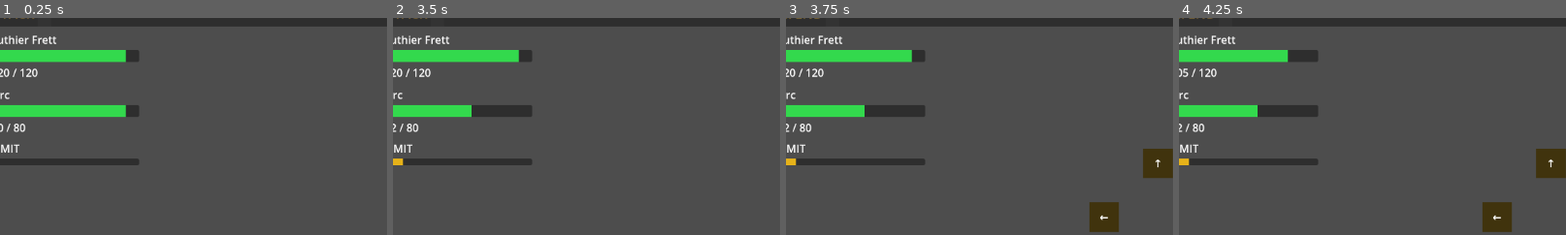
Above: before the commit, frames 1-4 (left to right).
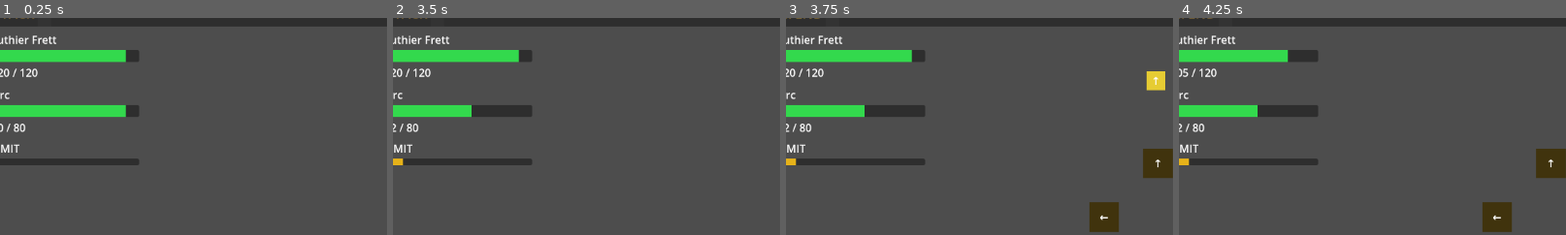
Above: after the commit, the same moments.

Repository: Parz1val1/rhythm-game-prototype
Game: Godot game, scene res://test_scene.tscn
The game is run twice, just before and just after one commit, with the same random seed, the same clock (stepped at 60 frames per second) and the same inputs. Sound files missing from this copy of the repository are replaced by a short silence.
Inputs:
- Up to frame 1 (0.25 s): no input
- Up to frame 2 (3.5 s): tap Enter at 0.5, 2 s; hold Right (rhythm_right) 0.53-1.28 s; hold Space (limit_break) 0.53-1.28 s; hold Down (rhythm_down) 1.28-2.03 s; tap Space (limit_break) at 1.35, 2.85 s; hold Right (rhythm_right) 2.03-2.78 s; hold Space (limit_break) 2.03-2.78 s; hold Up (rhythm_up) from 2.78 s (still down)
- Up to frame 3 (3.75 s): tap Enter at 3.5 s; release Up (rhythm_up) at 3.53 s; hold Left (rhythm_left) from 3.53 s (still down); hold Space (limit_break) from 3.53 s (still down)
- Up to frame 4 (4.25 s): keep holding Left (rhythm_left); keep holding Space (limit_break)
The pictures show only the part of the screen within x 2-52%, y 4-54%; the shares and areas given below are measured in that part.

Frames 1-2 are identical in both runs. In frame 3, 0.4% of the frame differs, in the area x 92-98%, y 24-34%; in frame 4, nothing differs.

Commit message:
fix: spawn visuals for the first note(s) of each DEFEND phase
Notes with beat_offset < lookahead_beats would need a negative beat_index to
get a normal note_approaching signal, so they never received a visual — the
player saw the hit zone flash red with no warning on every first DEFEND note.

Fix: on the ATTACK→DEFEND transition, immediately emit note_approaching for
all pattern notes with beat_offset < lookahead_beats, using the actual target
beat so the visual travel time is correct (1 beat for beat_offset=0, 2 for
beat_offset=1, etc).

note_lane now derives travel_time from target_beat rather than always using
_lookahead_beats * beat_duration, so late-announced visuals still arrive at
the hit zone exactly when the note is due regardless of when they were spawned.

Co-Authored-By: Claude Sonnet 4.6 <noreply@anthropic.com>

Diff:
--- a/combat/combat_scene.gd
+++ b/combat/combat_scene.gd
@@ -222,6 +222,20 @@
     var defending_name: String = _enemy_party[_defend_index].enemy_name if _defend_index < _enemy_party.size() else "?"
     DebugLog.combat("[PHASE  ] ATTACK → DEFEND | defending: %s" % defending_name)
     phase_changed.emit(Phase.DEFEND)
+
+    # Announce DEFEND notes whose normal lookahead window falls before the phase start.
+    # note_approaching for beat_offset=k normally fires at beat_index = k - lookahead_beats,
+    # which is negative for the first lookahead_beats notes — so they'd never get a visual.
+    # Emit them now from the transition beat; note_lane uses target_beat for travel time
+    # so the visual duration correctly reflects how long until the note is actually due.
+    var early_enemy = _get_defending_enemy_internal()
+    if early_enemy != null:
+        for note: NoteData in early_enemy.pattern:
+            if note.beat_offset < lookahead_beats:
+                var target_beat: int = BeatClock.beat_number + 1 + note.beat_offset
+                note_approaching.emit(note, target_beat)
+                DebugLog.timing("[EARLY-A] dir=%-5s  target_beat=%d  (first-beat lookahead, travel=%d beat(s))" % [
+                    note.direction, target_beat, note.beat_offset + 1])
 
     # Safety-net win check: normally triggered per-hit, but covers the edge
     # case where the phase boundary fires before the last scored signal arrives.
--- a/combat/note_lane.gd
+++ b/combat/note_lane.gd
@@ -120,7 +120,7 @@
 				visual.queue_free()
 		_visuals.clear()
 
-func _on_note_approaching(note: NoteData, _target_beat: int) -> void:
+func _on_note_approaching(note: NoteData, target_beat: int) -> void:
 	var dir := String(note.direction)
 	if not _spawn_centers.has(dir):
 		return
@@ -133,8 +133,12 @@
 	visual.init(note.direction)
 	visual.position = spawn - Vector2(NOTE_HALF, NOTE_HALF)
 
-	var travel_time := float(_lookahead_beats) * (60.0 / BeatClock.bpm)
-	DebugLog.visual("[SPAWN  ] dir=%-5s  travel=%.0f ms" % [dir, travel_time * 1000.0])
+	# Use actual beats remaining rather than a fixed lookahead constant.
+	# This lets notes announced late (e.g. the first note of a DEFEND phase)
+	# still arrive at the hit zone exactly when they are due.
+	var beats_remaining: float = max(1.0, float(target_beat - BeatClock.beat_number))
+	var travel_time := beats_remaining * (60.0 / BeatClock.bpm)
+	DebugLog.visual("[SPAWN  ] dir=%-5s  travel=%.0f ms  (%.1f beat(s))" % [dir, travel_time * 1000.0, beats_remaining])
 
 	var tween := create_tween()
 	tween.tween_property(visual, "position",
